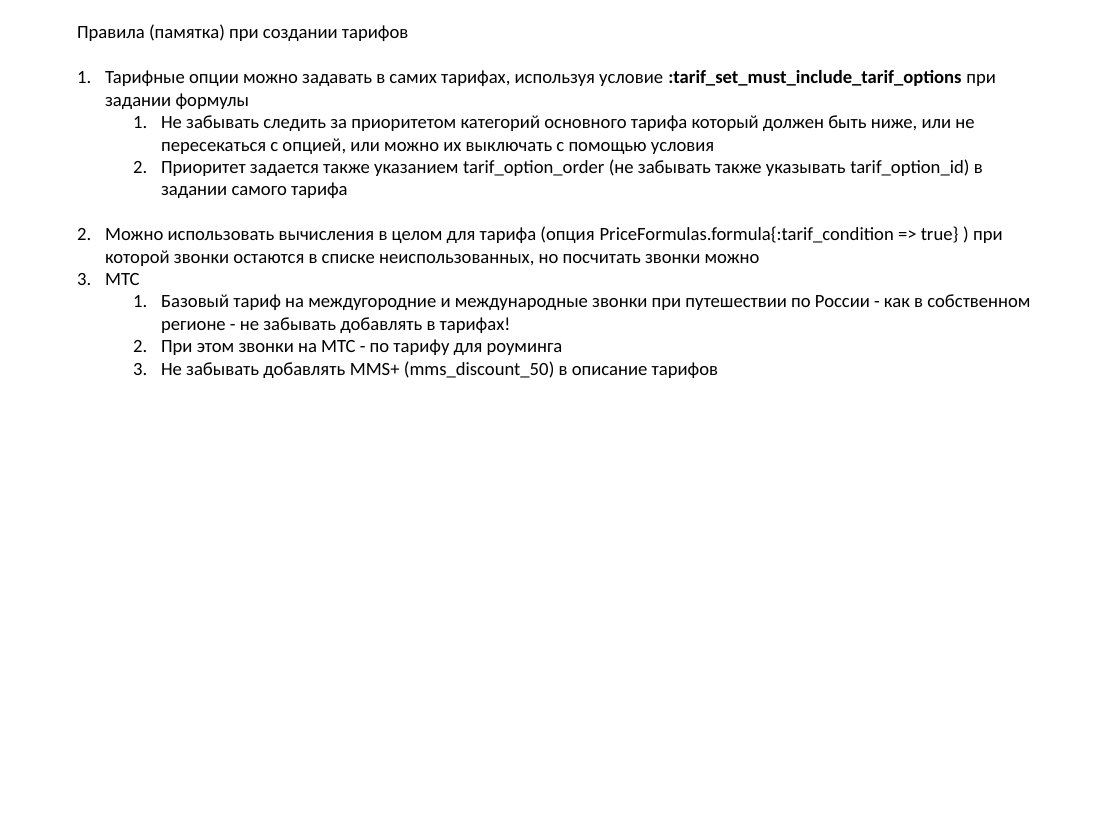
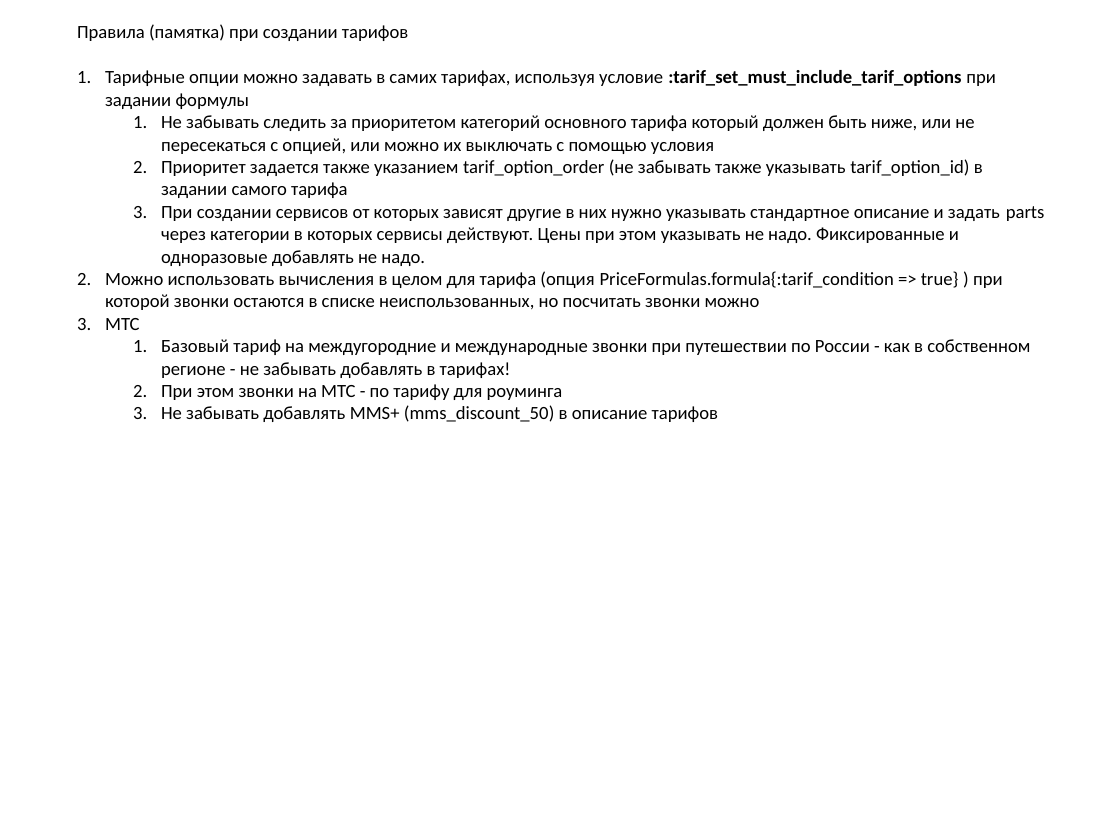
Before and after one commit to ayakushev1/tarif, a slide deck: slide 7 of tarifer_db_model.pptx. Drawn at 1120x840 pixels with LibreOffice and Linux fonts; fonts in the diff are those of the drawing. Boxes give left, top, right and bottom in pixels: in the first picture for what was removed or moved away, otherwise in the second. Text is boxed around its words. In the diff, an @@ line names an element or a change of style, - is before the commit and + after.

```diff
--- a/tarifer_db_model.pptx
+++ b/tarifer_db_model.pptx
@@ text at bbox=[161, 206, 1045, 266]: paragraph added @@
+  3. При создании сервисов от которых зависят другие в них нужно указывать стандартное описание и задать parts через категории в которых сервисы действуют. Цены при этом указывать не надо. Фиксированные и одноразовые добавлять не надо.
```
Also in this commit, not shown: 54 other files.
